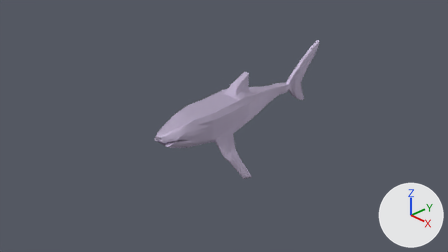
One commit to the Blender file Shark/shark10.blend: the scene before it, then after it.
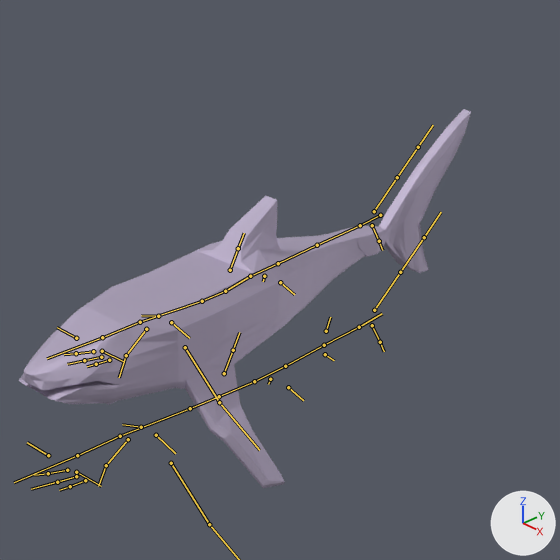
Old and new are each drawn from the file's camera 'Camera' and again close up on the part from 33% to 79% of the width and 0% to 81% of the height. Arrows for +X, +Y and +Z are at lower right; the lights stay in place. Both versions are drawn at the pose saved in each file; the numbers are the values there. The bones that bend it are drawn over the model as lines in the close-ups.

The first close-up shows 'Shark'.
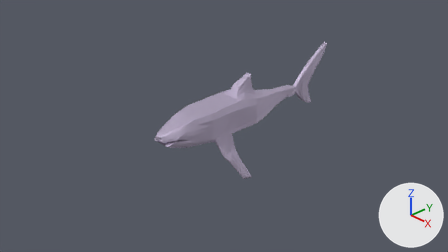
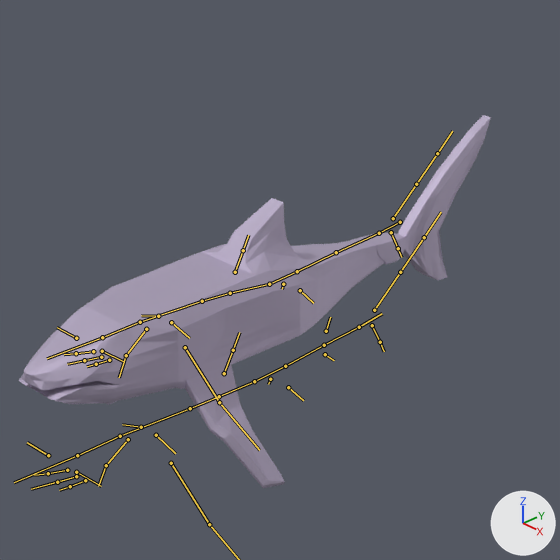
Commit message: Shark blend update

Changed parts and their boxes [x1, y1, x2, y2] in the close-ups (560 x 560 px):
```json
{"object": "Shark", "change": "posed", "before": [19, 109, 471, 488], "after": [19, 115, 491, 488]}
```

The change, as JSON lines over the scene's bpy script:
```json
{"block": "bone_hips", "where": "bone_hips = bpy.data.objects['rig'].pose.bones['hips']  # child of 'torso'"}
{"op": "set", "path": "bone_hips.location", "old": "(-0.101, 0.0, 0.0)", "new": "(0.108, 0.0, 0.0)"}
```
